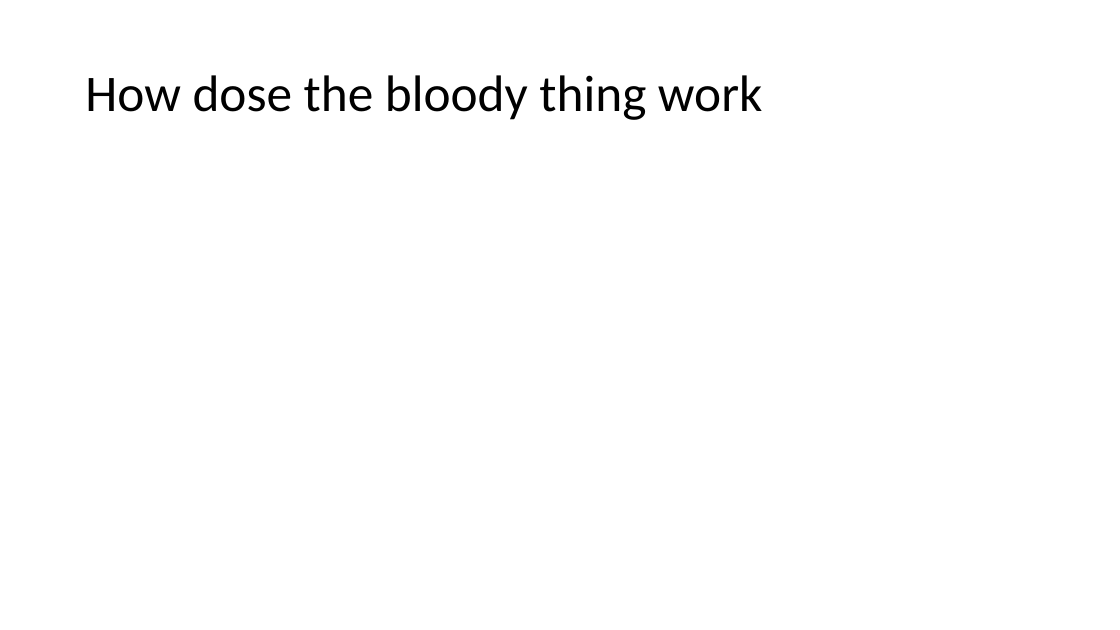
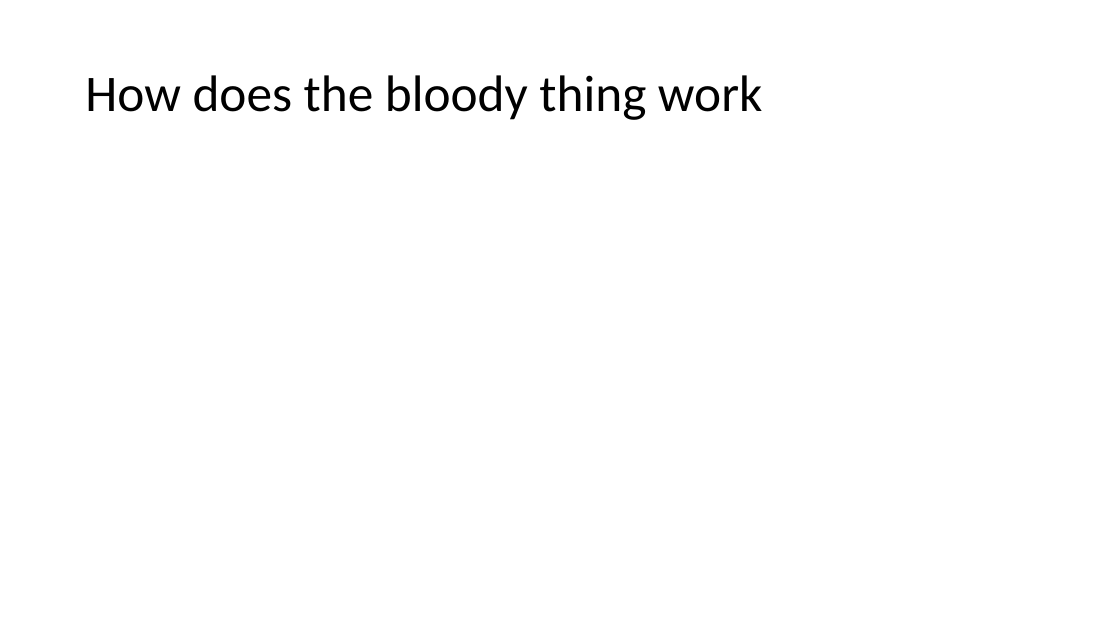
Before and after one commit to ToreAndreAsheim/tech-thursday, a slide deck: slide 5 of 2020-09-03 Git og Github/Git.pptx. Drawn at 1120x630 pixels with LibreOffice and Linux fonts; fonts in the diff are those of the drawing. Boxes give left, top, right and bottom in pixels: in the first picture for what was removed or moved away, otherwise in the second. Text is boxed around its words. In the diff, an @@ line names an element or a change of style, - is before the commit and + after.

Commit message:
update

```diff
--- a/2020-09-03 Git og Github/Git.pptx
+++ b/2020-09-03 Git og Github/Git.pptx
@@ title at bbox=[85, 75, 762, 120]: text changed @@
-How dose the bloody thing work
+How does the bloody thing work
```
